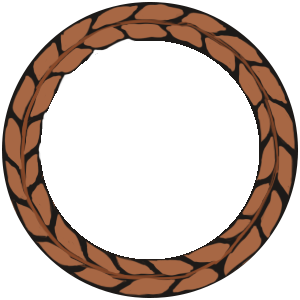
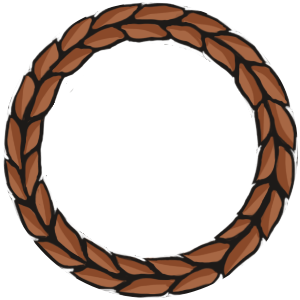
Two versions of the same layered image (300x300). Layer-by-layer changes:
added layer "Layer 1 copy" above "Layer 1" over <box>2,4,298,298</box>
hid "Layer 1", painted on it over <box>2,3,298,298</box>
hid "Layer 2" over <box>19,18,280,282</box>
painted on "Ellipse 2 copy 2" over <box>2,2,298,298</box>
